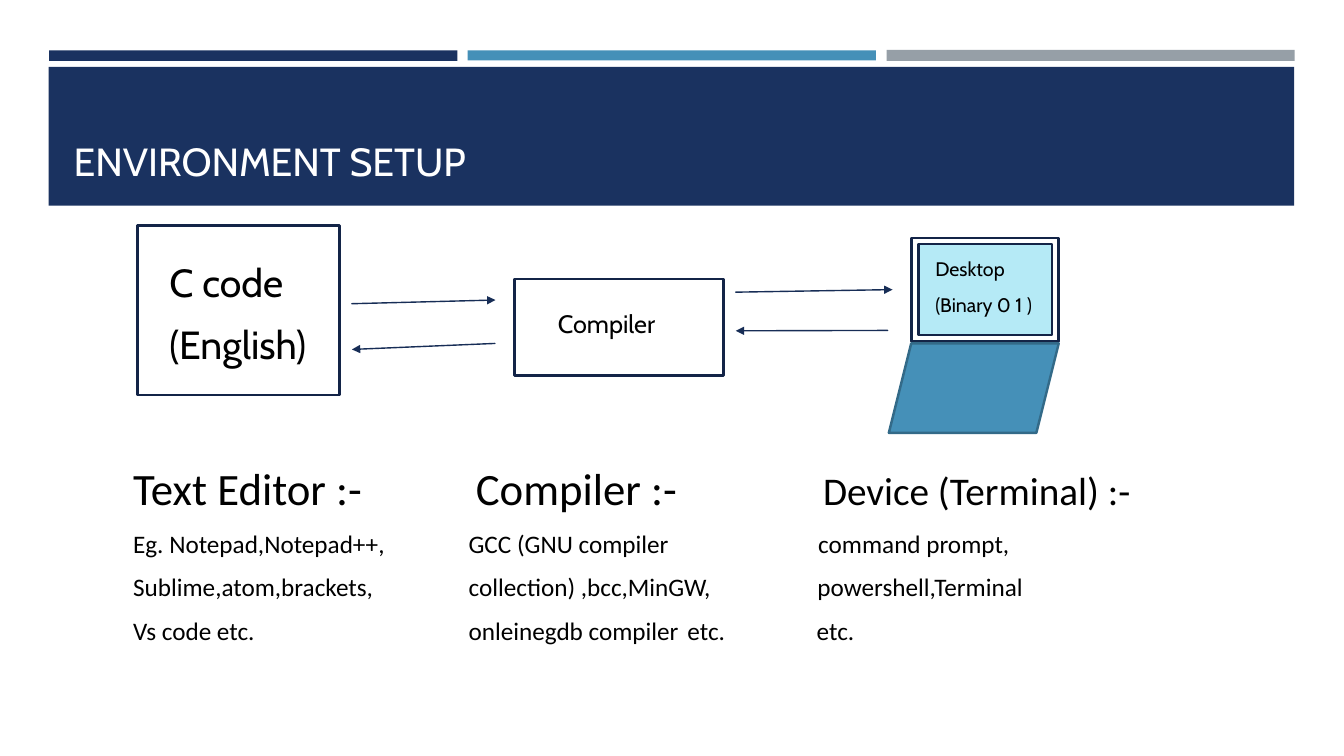
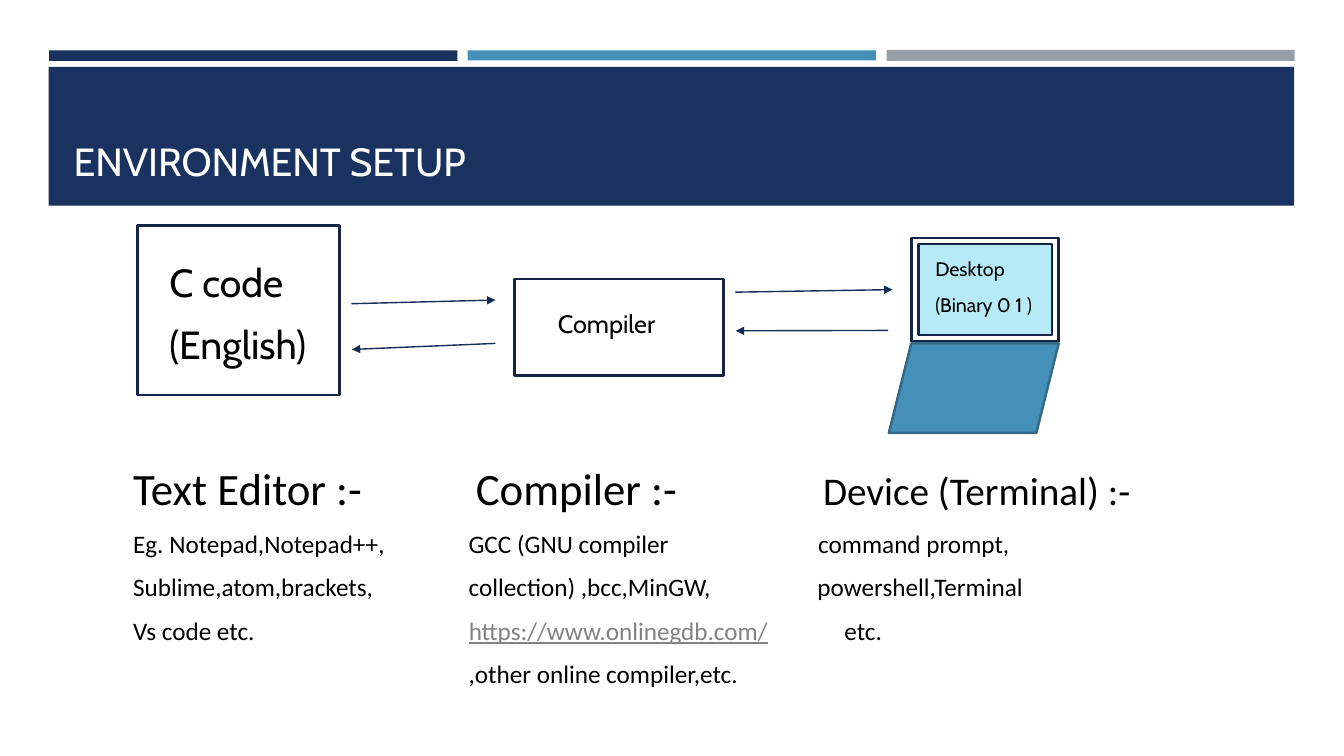
Before and after one commit to amantiwari8861/C_Batch_11_to_12, a slide deck: slide 7 of 01-Introduction_to_C/Notes/C Programming.pptx (slide 14 before the commit). Drawn at 1344x756 pixels with LibreOffice and Linux fonts; fonts in the diff are those of the drawing. Boxes give left, top, right and bottom in pixels: in the first picture for what was removed or moved away, otherwise in the second. Text is boxed around its words. In the diff, an @@ line names an element or a change of style, - is before the commit and + after.

```diff
--- a/01-Introduction_to_C/Notes/C Programming.pptx
+++ b/01-Introduction_to_C/Notes/C Programming.pptx
@@ text at box(133, 622, 768, 687): text changed @@
-Vs code etc. onleinegdb compiler etc. etc.
+Vs code etc. https://www.onlinegdb.com/ etc.
+,other online compiler,etc.
```
Also in this commit, not shown: 6 other slides changed, 5 slides added, 1 slide removed, 20 other files.
